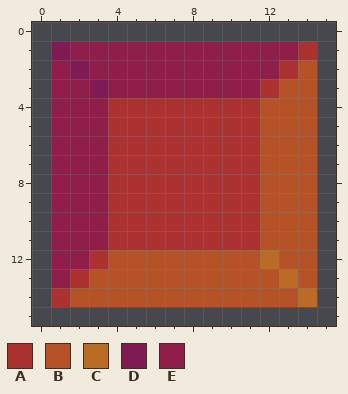
Pixel-art file: Assets/Aseprite/red.aseprite. Above is the file before it was changed.
16x16 pixels, 1 frame.
Palette (. is transparent): A #ac3232  B #b55228  C #ba6b25  D #801b54  E #8f1e4b
Pixels before, first column x 1:
 1 DEEEEEEEEEEEEA
 2 EDEEEEEEEEEEAB
 3 EEDEEEEEEEEABB
 4 EEEAAAAAAAABBB
 5 EEEAAAAAAAABBB
 6 EEEAAAAAAAABBB
 7 EEEAAAAAAAABBB
 8 EEEAAAAAAAABBB
 9 EEEAAAAAAAABBB
10 EEEAAAAAAAABBB
11 EEEAAAAAAAABBB
12 EEABBBBBBBBCBB
13 EABBBBBBBBBBCB
14 ABBBBBBBBBBBBC
After the commit:
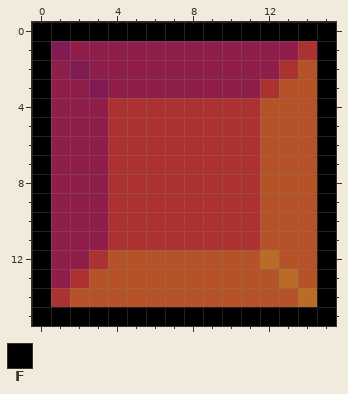
Colours new in this view: F #000000
Edits made:
Colour F now appears in row 0 at x 0 to 15; in rows 1 to 14 at x 0 and 15; in row 15 at x 0 to 15.
